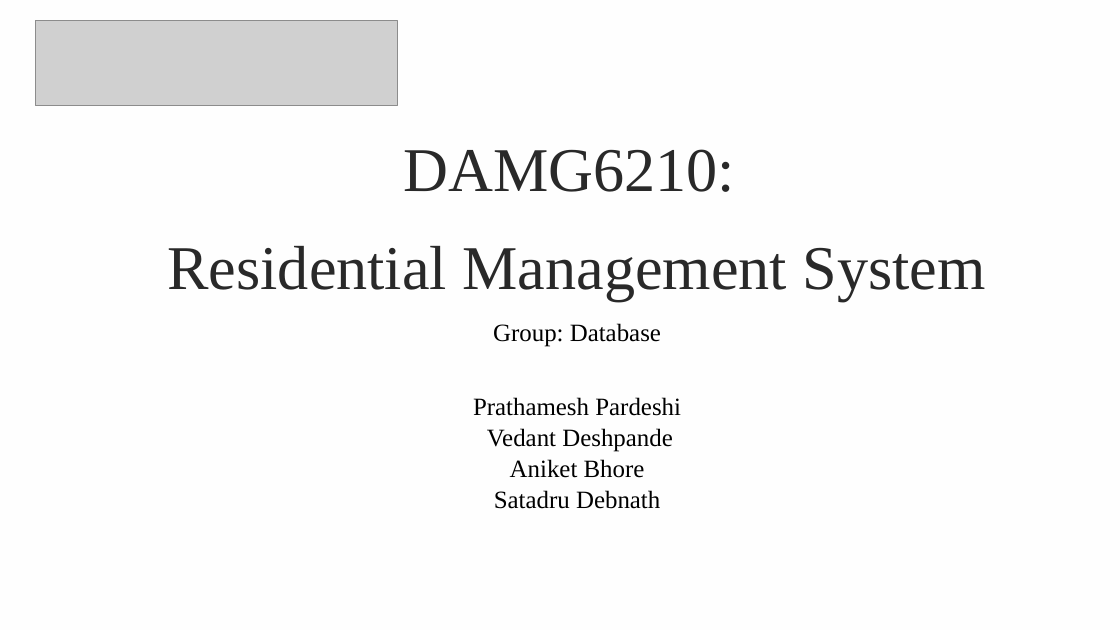
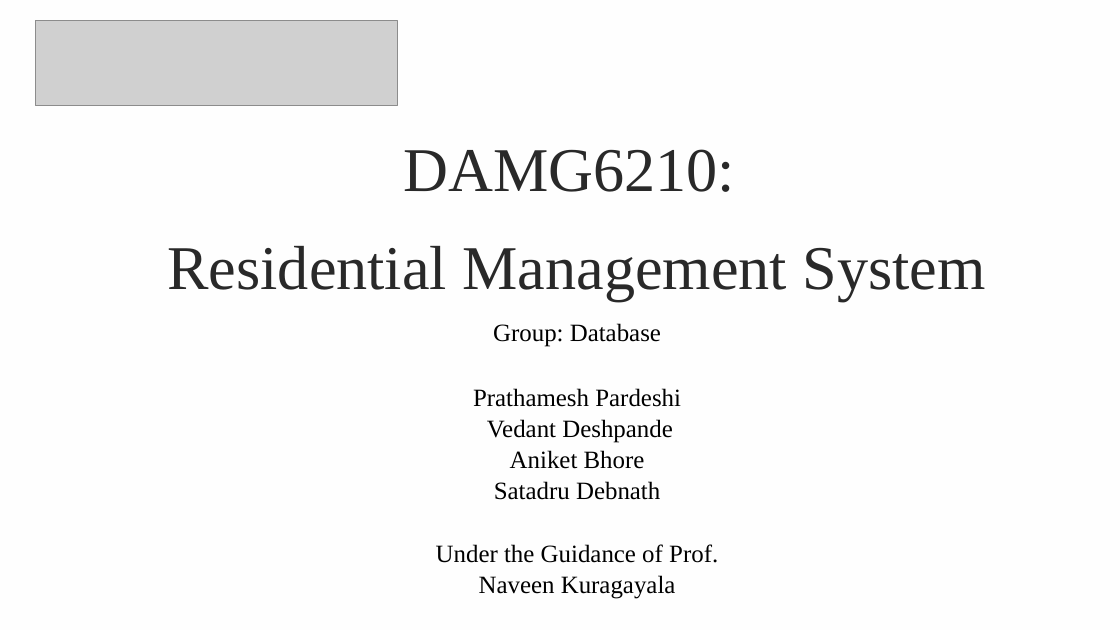
Before and after one commit to Prathmesh1723/DAMG6210_Data_Management_and_Database_Design_Databaes, a slide deck: slide 1 of DAMG_FIinal_PPT.pptx. Drawn at 1120x630 pixels with LibreOffice and Linux fonts; fonts in the diff are those of the drawing; grey boxes stand for pictures; background and template pictures are left out. Boxes give left, top, right and bottom in pixels: in the first picture for what was removed or moved away, otherwise in the second. Text is boxed around its words. In the diff, an @@ line names an element or a change of style, - is before the commit and + after.

```diff
--- a/DAMG_FIinal_PPT.pptx
+++ b/DAMG_FIinal_PPT.pptx
@@ text "Prathamesh Pardeshi": place and size @@
-text "Prathamesh Pardeshi" at (473, 397, 681, 509)
+text "Prathamesh Pardeshi" at (436, 388, 718, 599)
@@ text at (436, 544, 718, 599): paragraph added @@
+Under the Guidance of Prof. Naveen Kuragayala
```
Also in this commit, not shown: 3 other slides changed.
